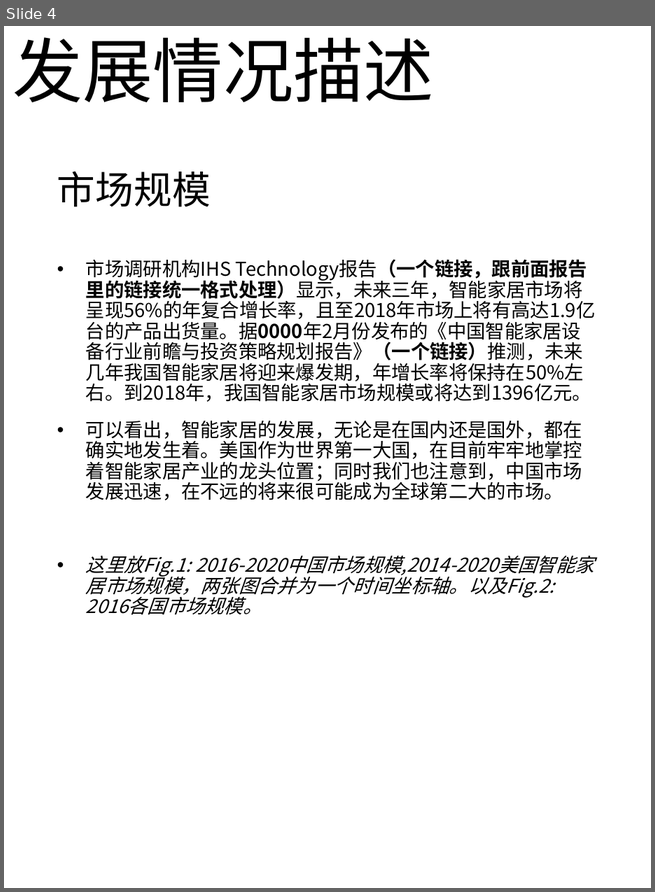
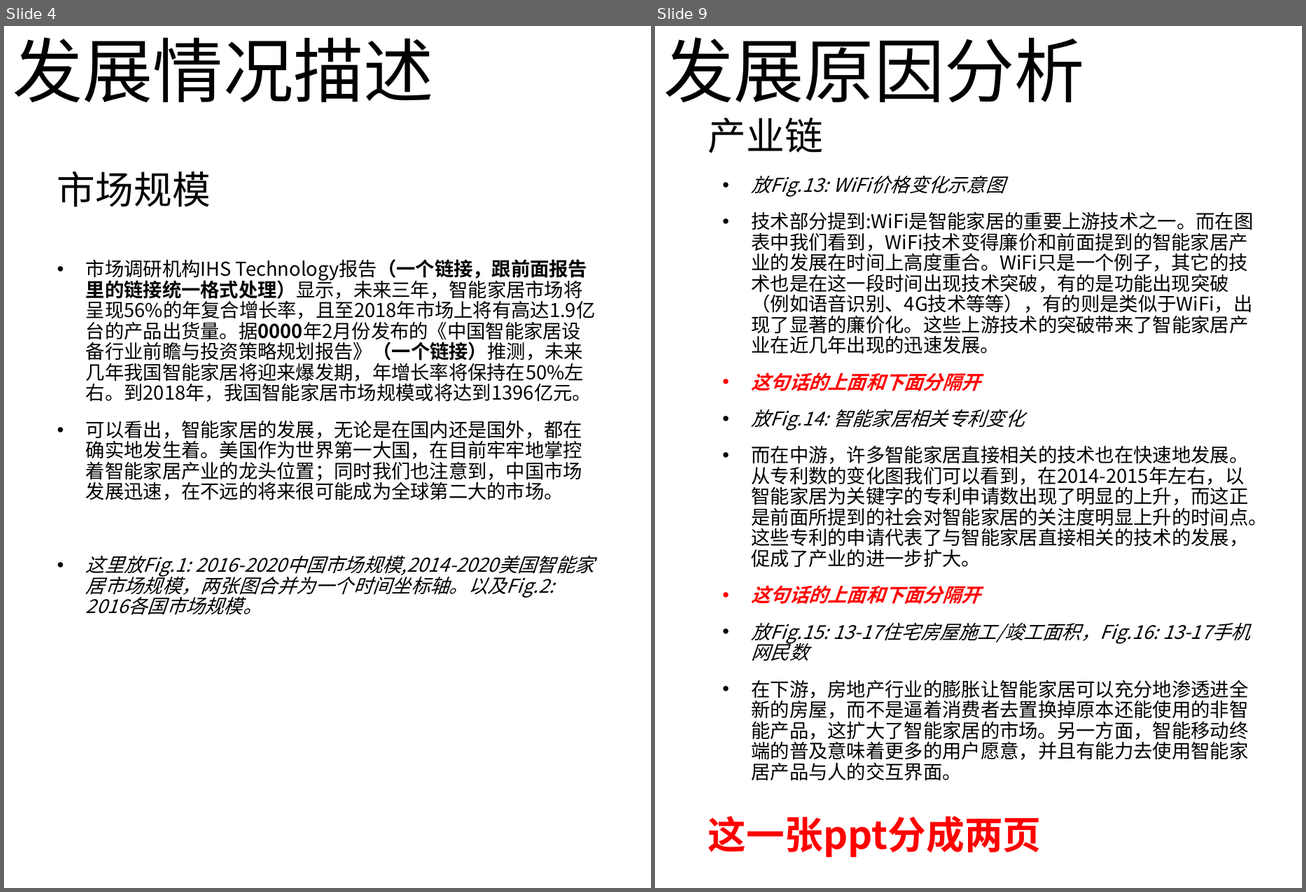
Before and after one commit to RLi43/Industry-Frontier, a slide deck: 市场/排版.pptx. Shown side by side, each under a label of ours: slide 4 before the commit, slides 4 and 9 after it; the slides between them are not shown. The pictures are 655x892 and 1306x892 pixels, drawn with LibreOffice and Linux fonts; fonts in the diff are those of the drawing. Boxes give left, top, right and bottom in pixels: in the first picture for what was removed or moved away, otherwise in the second. Text is boxed around its words. In the diff, an @@ line names an element or a change of style, - is before the commit and + after.

Commit message:
发展情况和原因分析基本上弄完了，.md里面还有几个问题

```diff
--- a/市场/排版.pptx
+++ b/市场/排版.pptx
@@ slide 9 added at bbox=[655, 26, 1302, 888], background #FFFFFF @@
@@ title added at bbox=[663, 37, 1085, 103], 58.7 pt, text #000000 @@
+发展原因分析
@@ text added at bbox=[708, 118, 823, 153], 32 pt, text #000000 @@
+产业链
@@ text added at bbox=[751, 176, 1267, 781], 16 pt, text #000000 @@
+• 放Fig.13: WiFi价格变化示意图
+• 技术部分提到:WiFi是智能家居的重要上游技术之一。而在图表中我们看到，WiFi技术变得廉价和前面提到的智能家居产业的发展在时间上高度重合。WiFi只是一个例子，其它的技术也是在这一段时间出现技术突破，有的是功能出现突破（例如语音识别、4G技术等等），有的则是类似于WiFi，出现了显著的廉价化。这些上游技术的突破带来了智能家居产业在近几年出现的迅速发展。
+• 这句话的上面和下面分隔开
+• 放Fig.14: 智能家居相关专利变化
+• 而在中游，许多智能家居直接相关的技术也在快速地发展。从专利数的变化图我们可以看到，在2014-2015年左右，以智能家居为关键字的专利申请数出现了明显的上升，而这正是前面所提到的社会对智能家居的关注度明显上升的时间点。这些专利的申请代表了与智能家居直接相关的技术的发展，促成了产业的进一步扩大。
+• 这句话的上面和下面分隔开
+• 放Fig.15: 13-17住宅房屋施工/竣工面积，Fig.16: 13-17手机网民数
+• 在下游，房地产行业的膨胀让智能家居可以充分地渗透进全新的房屋，而不是逼着消费者去置换掉原本还能使用的非智能产品，这扩大了智能家居的市场。另一方面，智能移动终端的普及意味着更多的用户愿意，并且有能力去使用智能家居产品与人的交互界面。
@@ text added at bbox=[708, 816, 1041, 858], 32 pt, text #FF0000, bold @@
+这一张ppt分成两页
```
Also in this commit, not shown: 3 slides changed, 4 other slides added, 1 other file.
